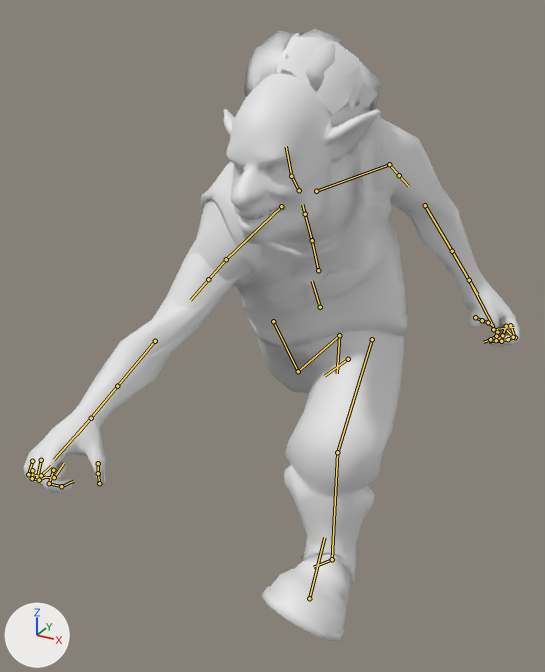
An edit to the glTF model assets_dev/worlds/mm8/models/mm8_m476.glb, drawn before and after from the same camera.
The view is the same before and after, from a 50 mm camera at (0.855, -1.727, 1.718) aimed at (-0.082, -0.023, 0.866). Lighting does not change. The marker at lower left points along +X, +Y and +Z. The first picture is the older version. Both versions are drawn at frame 7 of the action 'Running'; the numbers are the values there. The bones that bend it are drawn over the model as lines.

The first picture shows 'Troll'.
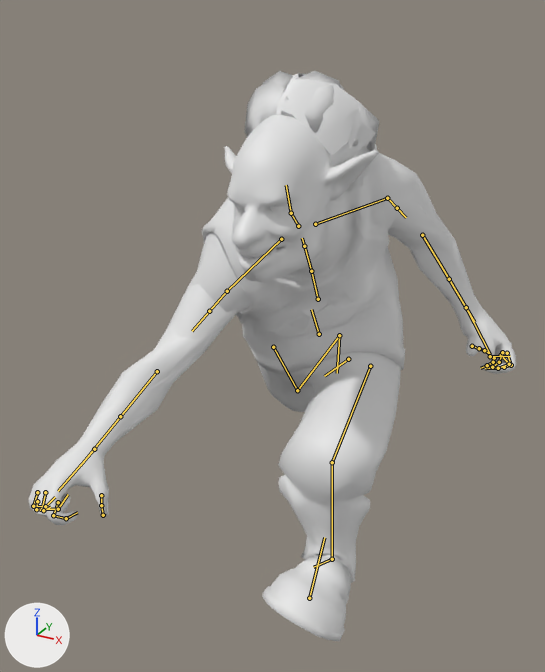
What differs and where, as boxes [x1, y1, x2, y2] in the pictures (545 x 672 px):
'Troll', posed (7% shorter)
    before: [23, 29, 520, 642]
    after: [28, 71, 516, 641]
bone 'B_Pelvis', root to tip
    before: (320, 307) to (312, 281)
    after: (319, 334) to (311, 309)
bone 'B_L_Thigh', root to tip
    before: (372, 339) to (337, 452)
    after: (370, 366) to (332, 462)
bone 'B_L_Calf', root to tip
    before: (337, 452) to (332, 559)
    after: (332, 462) to (332, 559)
bone 'B_R_Thigh', root to tip
    before: (273, 321) to (298, 371)
    after: (273, 347) to (297, 390)
bone 'B_R_Calf', root to tip
    before: (298, 371) to (339, 335)
    after: (297, 390) to (339, 335)

What the commit changed:
Bone 'B_Pelvis' (bone_b_pelvis) moves from (-0.101, -0.01, 0.0) to (-0.072, -0.09, 0.0).
Bone 'B_L_Thigh' (bone_b_l_thigh) turns from (-8, -17, -44) to (-3, -18, -60) degrees about its own x, y and z.
Bone 'B_L_Calf' (bone_b_l_calf) turns from (12, -10, 12) to (7, -14, 35) degrees about its own x, y and z.
Bone 'B_L_Foot' (bone_b_l_foot) turns from (15, -15, 18) to (14, -17, 26) degrees about its own x, y and z.
Bone 'B_R_Thigh' (bone_b_r_thigh) turns from (11, -5, 46) to (11, -6, 47) degrees about its own x, y and z.
Bone 'B_R_Calf' (bone_b_r_calf) turns from (-12, 9, 9) to (-10, 11, 20) degrees about its own x, y and z.
Bone 'B_R_Foot' (bone_b_r_foot) turns from (-20, 9, -17) to (-20, 13, -6) degrees about its own x, y and z.
